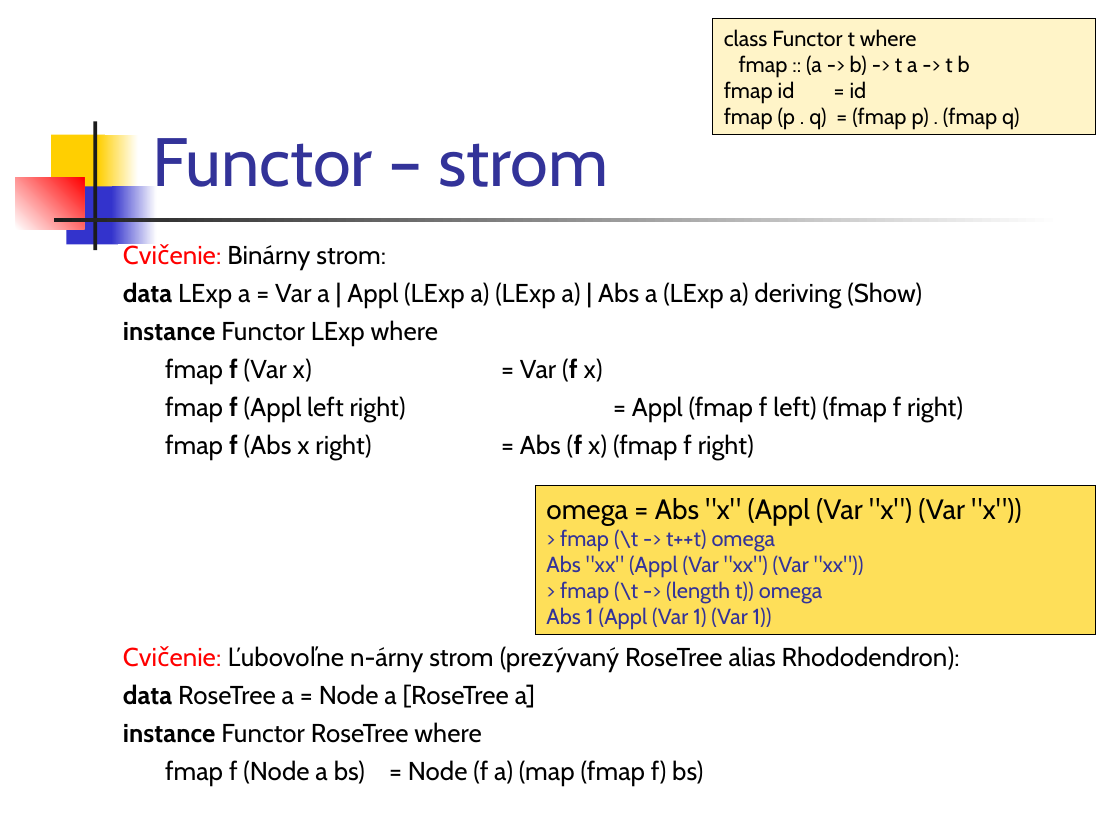
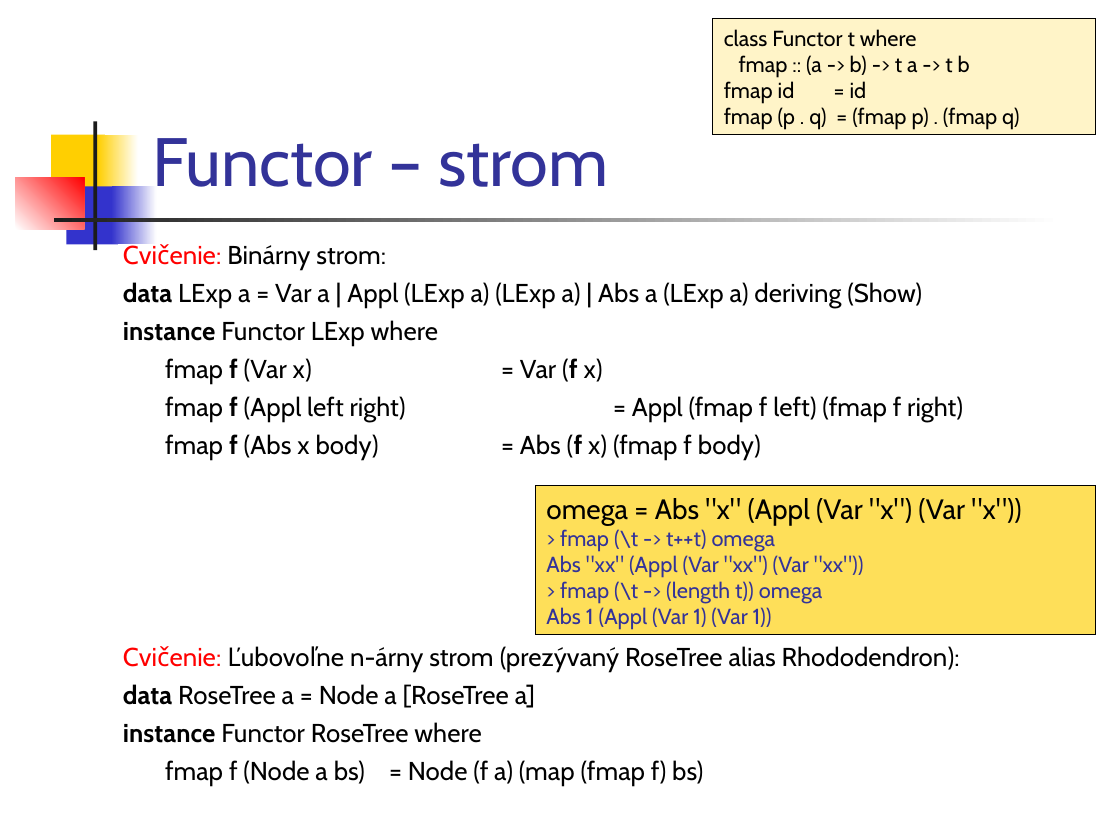
Before and after one commit to Funkcionalne/Prednasky, a slide deck: slide 11 of 11/11_fpro.ppt. Drawn at 1120x840 pixels with LibreOffice and Linux fonts; fonts in the diff are those of the drawing. Boxes give left, top, right and bottom in pixels: in the first picture for what was removed or moved away, otherwise in the second. Text is boxed around its words. In the diff, an @@ line names an element or a change of style, - is before the commit and + after.

```diff
--- a/11/11_fpro.ppt
+++ b/11/11_fpro.ppt
@@ text at (x1=165, y1=434, x2=761, y2=460): text changed @@
-fmap f (Abs x right) = Abs (f x) (fmap f right)
+fmap f (Abs x body) = Abs (f x) (fmap f body)
```
Also in this commit, not shown: 6 other slides changed, 5 other files.
